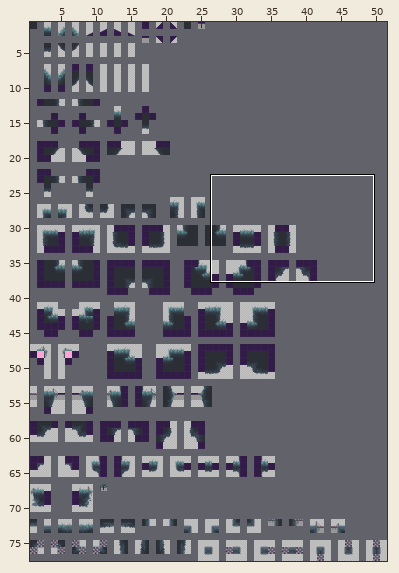
Level history. Tiled map: Worlds/Forest/rule_ase3_new1.tmx. Above: a wide view before the commit, with the close-up outlined.
Close-up. First the earlier version:
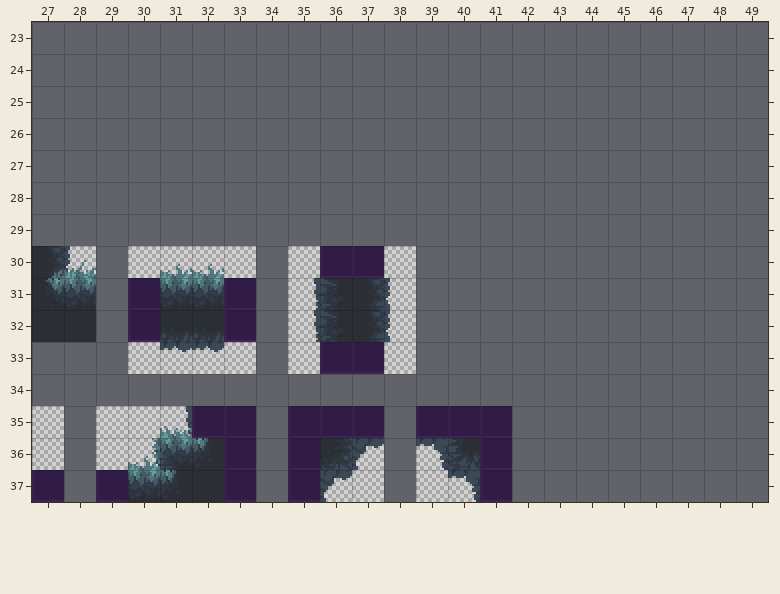
Cells are 160x160 px. Shown: x 27..49, y 23..37.
After the commit:
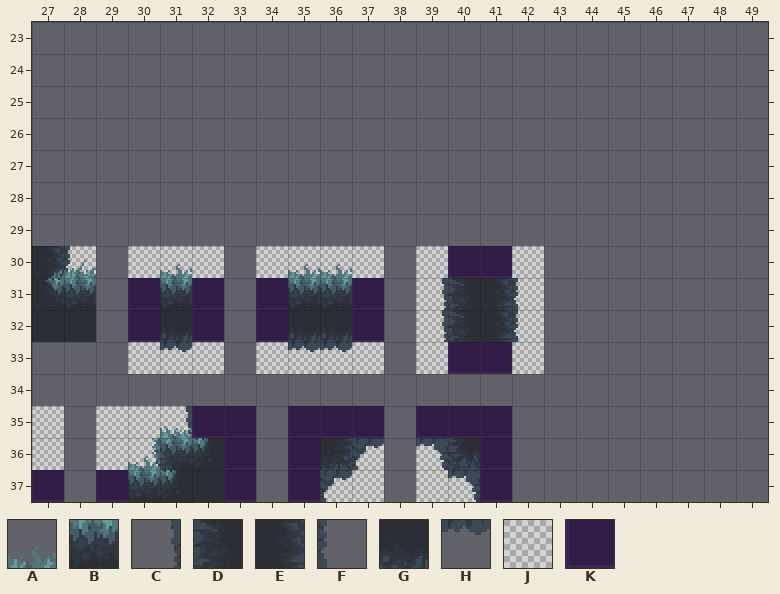
Key: from "Forest": A 2, B 18, C 32, D 33, E 35, F 36, G 50, H 66; from "wireframe_purple16": J 0, K 1.
_ is an empty cell, # one hidden under a higher layer.
Diff:
Layer "regions":
y 30..33: x 33 # -> _; x 38 # -> _
Layer "input_wireframe":
y 30: x 33..34 J_ -> _J; x 36..42 KKJ____ -> JJ_JKKJ
y 31..32: x 33..35 K_J -> _K#; x 38..39 J_ -> _J; x 42 _ -> J
y 33: x 33..34 J_ -> _J; x 36..42 KKJ____ -> JJ_JKKJ
Layer "output_Grass":
y 30: x 32 A -> _; x 35..36 __ -> AA
y 31: x 32 B -> _; x 35..42 CDEF____ -> BB__CDEF
y 32: x 32 G -> _; x 35..42 CDEF____ -> GG__CDEF
y 33: x 32 H -> _; x 35..36 __ -> HH
